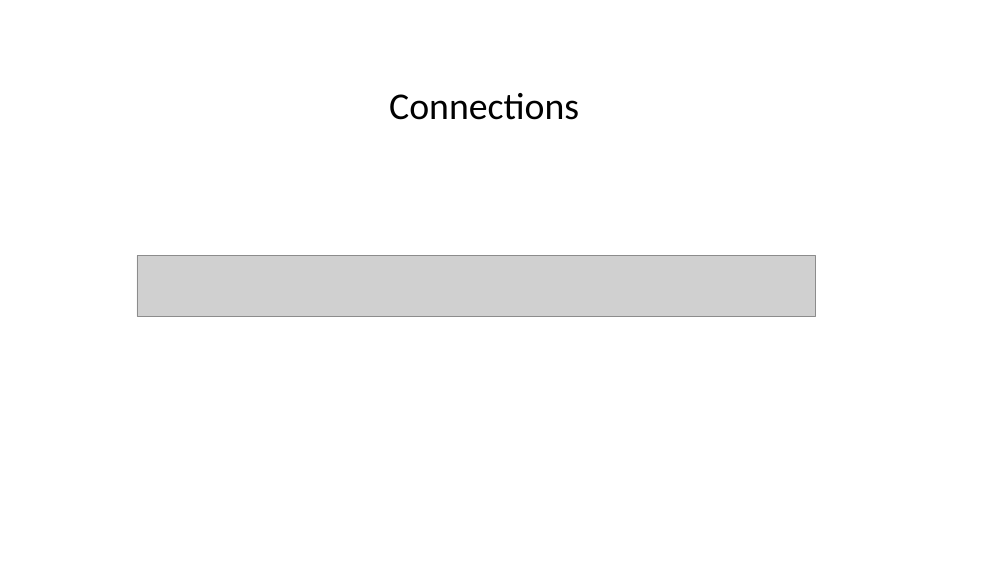
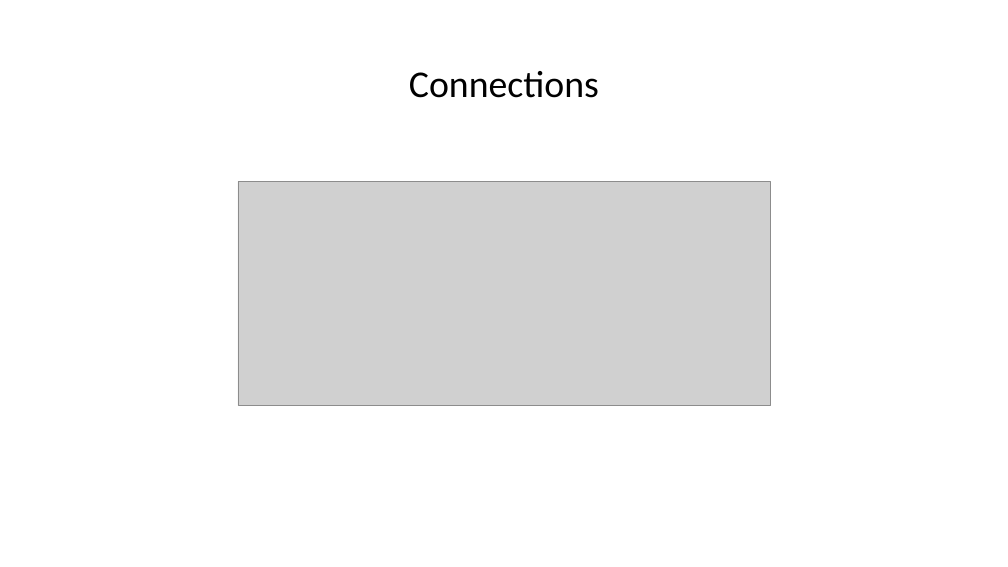
Before and after one commit to DHI/DomainServicesCourse, a slide deck: slide 27 of Presentations/DS-course-2-backend-basics.pptx (slide 23 before the commit). Drawn at 1008x567 pixels with LibreOffice and Linux fonts; fonts in the diff are those of the drawing; grey boxes stand for pictures. Boxes give left, top, right and bottom in pixels: in the first picture for what was removed or moved away, otherwise in the second. Text is boxed around its words. In the diff, an @@ line names an element or a change of style, - is before the commit and + after.

```diff
--- a/Presentations/DS-course-2-backend-basics.pptx
+++ b/Presentations/DS-course-2-backend-basics.pptx
@@ text "Connections" moved from (x1=389, y1=93, x2=579, y2=120) to (x1=409, y1=71, x2=599, y2=98) @@
@@ picture added at (x1=238, y1=181, x2=771, y2=405) @@
@@ picture removed at (x1=137, y1=256, x2=815, y2=317) @@
```
Also in this commit, not shown: 25 other slides changed, 13 slides added, 4 slides removed, 1 other file.
